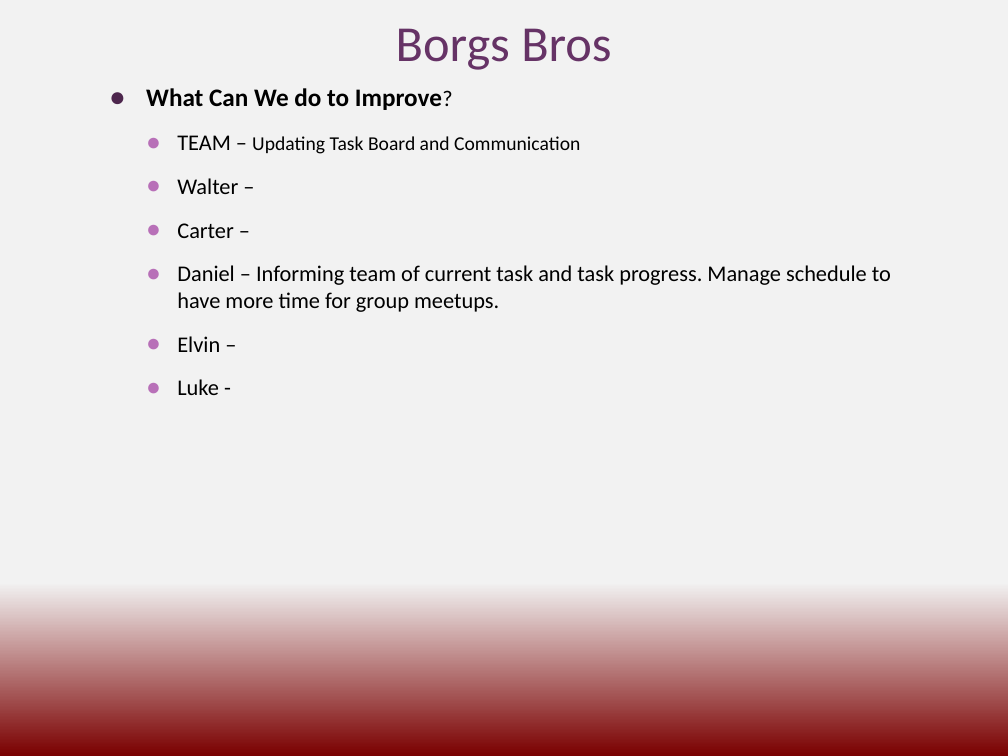
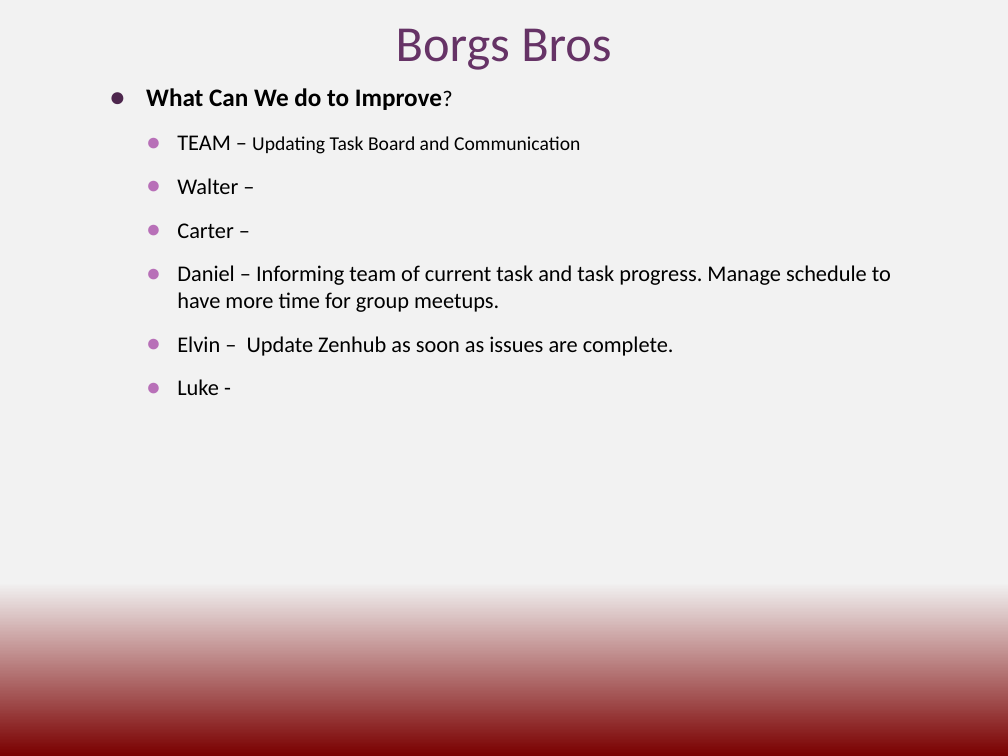
Before and after one commit to cs3398-borgs-bros/JeopardyChamp-Project, a slide deck: slide 3 of docs/Borgs_Retrospective.pptx. Drawn at 1008x756 pixels with LibreOffice and Linux fonts; fonts in the diff are those of the drawing. Boxes give left, top, right and bottom in pixels: in the first picture for what was removed or moved away, otherwise in the second. Text is boxed around its words. In the diff, an @@ line names an element or a change of style, - is before the commit and + after.

```diff
--- a/docs/Borgs_Retrospective.pptx
+++ b/docs/Borgs_Retrospective.pptx
@@ text at (177,336,674,356): text changed @@
-    ● Elvin –
+    ● Elvin – Update Zenhub as soon as issues are complete.
```
Also in this commit, not shown: 2 other slides changed.
